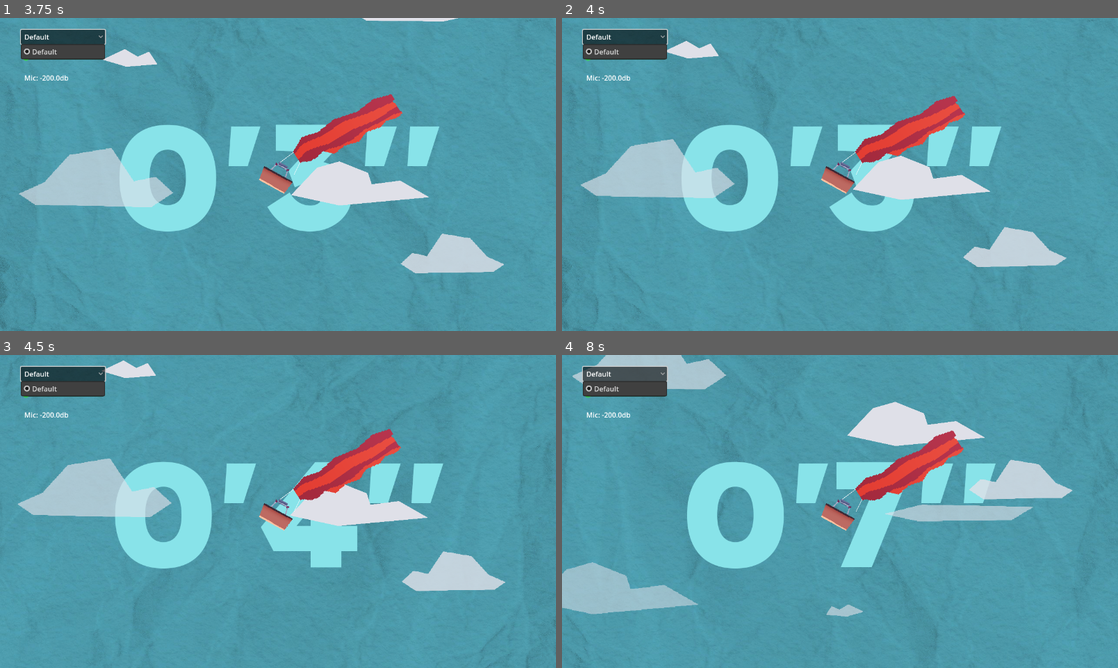
Above: before the commit, frames 1-4 (two rows, left to right).
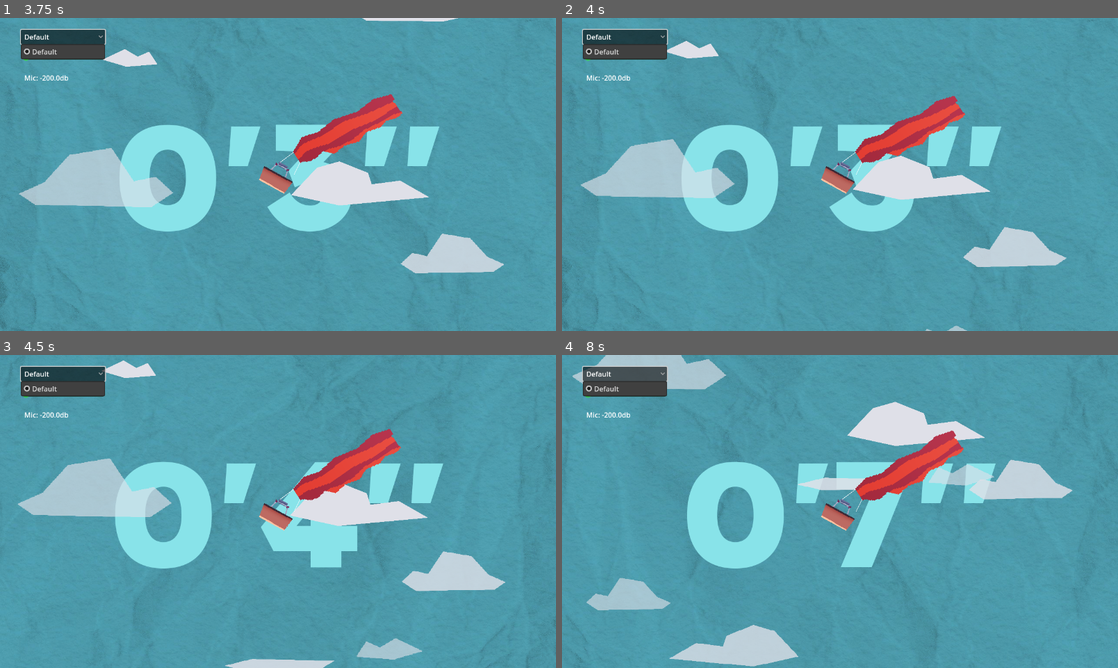
Above: after the commit, the same moments.

Repository: Fabianofski/minijam-191
Game: Godot game, scene res://scenes/game/game.tscn
Two runs of this game, one before a commit and one after it. Both use one fixed random seed, a clock stepped at 60 frames per second and the inputs below.
Inputs (mouse positions are in pixels of both pictures, inside the frame that each line leads up to):
- Up to frame 1 (3.75 s): click "Play" at 0.5 s; click "Default" at 1.25 s; click "Default" at 2 s; click "Default" at 2.75 s; move the mouse to (400, 158) at 3.52 s
- Up to frame 2 (4 s): no input
- Up to frame 3 (4.5 s): move the mouse to (166, 527) at 4.27 s
- Up to frame 4 (8 s): move the mouse to (895, 442) at 5.02 s; move the mouse to (812, 574) at 5.77 s; move the mouse to (1006, 558) at 6.52 s; move the mouse to (673, 464) at 7.27 s

Frame 1 is identical in both runs. In frame 2, less than 0.1% of the frame differs, in the area x 65-73%, y 98-100%; in frame 3, 0.9%; in frame 4, 5.3%, in the area x 0-85%, y 34-100%.

Commit message:
Add: faster spawn of obstacles

Diff:
--- a/scenes/game/game_manager.gd
+++ b/scenes/game/game_manager.gd
@@ -12,6 +12,7 @@
 func start_game():
 	game_started = true
 	current_speed = 80
+	SignalBus.game_start.emit()
 
 func reset():
 	game_started = false
--- a/scenes/game/obstacles/obstacle_spawner.gd
+++ b/scenes/game/obstacles/obstacle_spawner.gd
@@ -8,6 +8,9 @@
 var positions: Array = []
 
 func _ready() -> void:
+	SignalBus.game_start.connect(game_start)
+
+func game_start() -> void:
 	rng.randomize()
 	refill_positions()
 	for obstacle in obstacles:
@@ -28,7 +31,8 @@
 func start_spawn_timer(obstacle: Obstacle, spawn_timer: Timer) -> void:
 	var min_spawn_delay = obstacle.Min_spawn_delay
 	var max_spawn_delay = obstacle.Max_spawn_delay
-	spawn_timer.wait_time = rng.randf_range(min_spawn_delay, max_spawn_delay)
+	var wait_time = rng.randf_range(min_spawn_delay, max_spawn_delay)
+	spawn_timer.wait_time = wait_time / pow(GameManager.current_speed, 0.02)
 	spawn_timer.start()
 
 func refill_positions() -> void:
--- a/scenes/game/obstacles/plane/plane.tscn
+++ b/scenes/game/obstacles/plane/plane.tscn
@@ -8,6 +8,7 @@
 height = 890.0
 
 [node name="Obstacle" instance=ExtResource("1_jrhtp")]
+destroy_bounds_x = 1000.0
 speed_multiplier = Vector2(200, 1)
 randomize_flip = true
 start_on_the_sides = true
--- a/shared/signal_bus.gd
+++ b/shared/signal_bus.gd
@@ -2,4 +2,5 @@
 
 @warning_ignore_start("unused_signal")
 signal game_over()
+signal game_start()
 @warning_ignore_restore("unused_signal")
